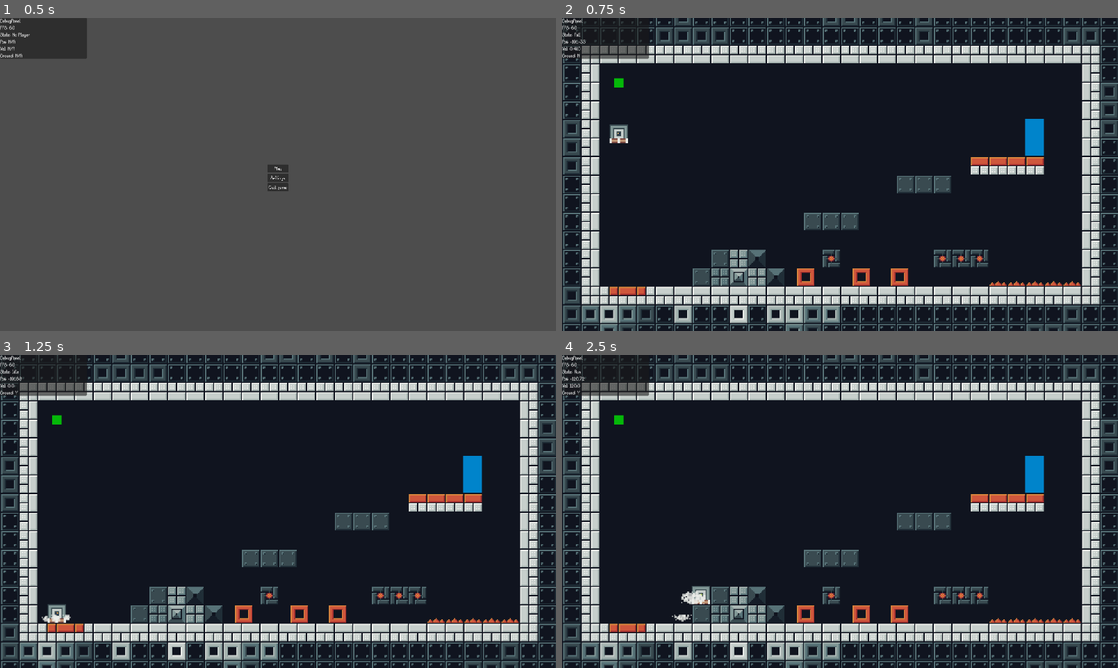
Above: before the commit, frames 1-4 (two rows, left to right).
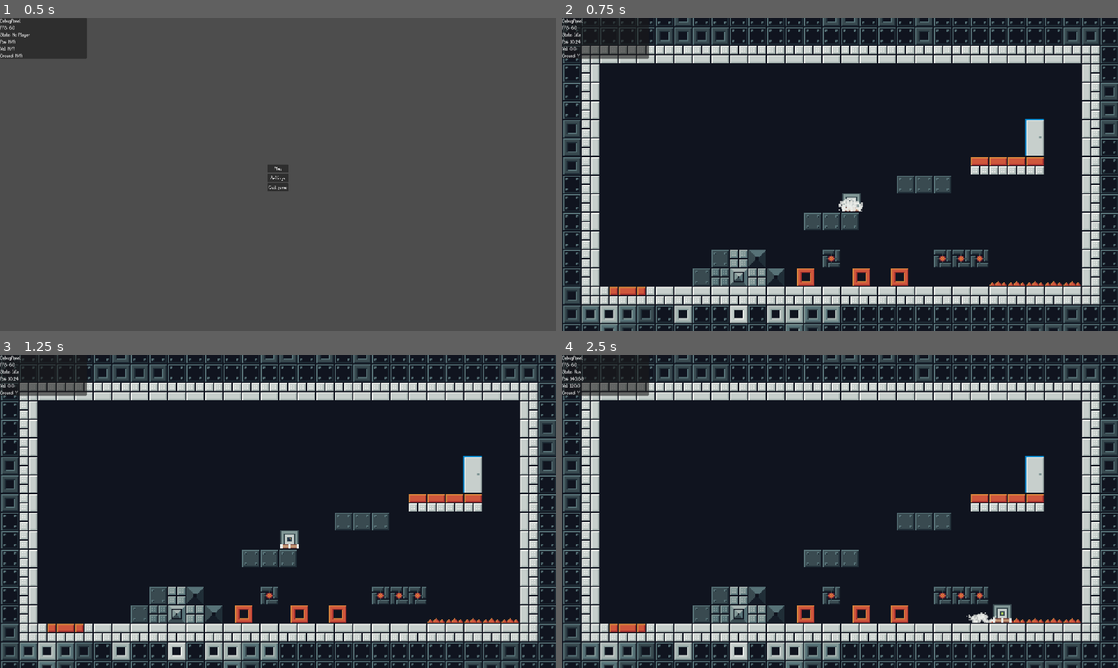
Above: after the commit, the same moments.

Repository: LeZellus/pistonprecision
Game: Godot game, scene res://scenes/worlds/MainScene.tscn
Same seed, same stepped clock (60 frames per second), same inputs: the game is played once before the commit and once after it.
Inputs:
- Up to frame 1 (0.5 s): no input
- Up to frame 2 (0.75 s): click "Play" at 0.5 s
- Up to frame 3 (1.25 s): no input
- Up to frame 4 (2.5 s): tap Enter at 1.25 s; hold D (move_right) from 1.28 s (still down); tap Space (jump) at 1.52, 2.27 s

Frame 1 is identical in both runs. In frame 2, 0.9% of the frame differs, in the area x 1-87%, y 4-62%; in frame 3, 0.9%; in frame 4, 1.1%, in the area x 1-87%, y 6-86%.

Commit message:
spawn point removed

Diff:
--- a/data/worlds/world_01.tres
+++ b/data/worlds/world_01.tres
@@ -10,9 +10,6 @@
 connections = {
 "right": "room_02"
 }
-spawn_points = {
-"default": Vector2(0, 5)
-}
 
 [sub_resource type="Resource" id="Resource_ggvit"]
 script = ExtResource("1_7kiyk")
@@ -21,11 +18,9 @@
 connections = {
 "left": "room_01"
 }
-spawn_points = {}
 
 [resource]
 script = ExtResource("2_dqpew")
 world_id = "world_01"
 world_name = "First World"
 rooms = Array[ExtResource("1_7kiyk")]([SubResource("Resource_oa8co"), SubResource("Resource_ggvit")])
-spawn_room_id = "room_01"
--- a/scenes/objects/Door.tscn
+++ b/scenes/objects/Door.tscn
@@ -1,6 +1,7 @@
-[gd_scene load_steps=3 format=3 uid="uid://pu42l8l3bunb"]
+[gd_scene load_steps=4 format=3 uid="uid://pu42l8l3bunb"]
 
 [ext_resource type="Script" path="res://scripts/objects/Door.gd" id="1_pad6l"]
+[ext_resource type="Texture2D" uid="uid://barpw2bs22niv" path="res://assets/sprites/objects/tileset_door_16x16.png" id="2_wvwiw"]
 
 [sub_resource type="RectangleShape2D" id="RectangleShape2D_j8tv8"]
 size = Vector2(16, 32)
@@ -22,3 +23,8 @@
 
 [node name="CollisionShape2D" type="CollisionShape2D" parent="."]
 shape = SubResource("RectangleShape2D_j8tv8")
+
+[node name="Sprite2D" type="Sprite2D" parent="."]
+texture = ExtResource("2_wvwiw")
+region_enabled = true
+region_rect = Rect2(0, 0, 16, 32)
--- a/scenes/objects/SpawnPoint.tscn
+++ /dev/null
@@ -1,7 +0,0 @@
-[gd_scene load_steps=2 format=3 uid="uid://0hhkm4tctscq"]
-
-[ext_resource type="Script" path="res://scripts/objects/SpawnPoint.gd" id="1_7gw8q"]
-
-[node name="SpawnPoint" type="Marker2D"]
-z_index = 50
-script = ExtResource("1_7gw8q")
--- a/scenes/worlds/world_01/room_01.tscn
+++ b/scenes/worlds/world_01/room_01.tscn
@@ -1,8 +1,7 @@
-[gd_scene load_steps=10 format=4 uid="uid://ckw83swiwevhx"]
+[gd_scene load_steps=9 format=4 uid="uid://ckw83swiwevhx"]
 
 [ext_resource type="PackedScene" uid="uid://dg646574o66h8" path="res://scenes/objects/PushableObject.tscn" id="1_ku13x"]
 [ext_resource type="PackedScene" uid="uid://dyecypjdxwrmg" path="res://scenes/objects/LayerBackground.tscn" id="1_r7ns6"]
-[ext_resource type="PackedScene" uid="uid://0hhkm4tctscq" path="res://scenes/objects/SpawnPoint.tscn" id="1_va5oy"]
 [ext_resource type="PackedScene" uid="uid://bt8bvgcp2hvdk" path="res://scenes/objects/LayerGround.tscn" id="2_7sxm0"]
 [ext_resource type="PackedScene" uid="uid://dqimbr7lydigd" path="res://scenes/objects/LayerWalls.tscn" id="3_jblby"]
 [ext_resource type="TileSet" uid="uid://djdhs2mj0yrle" path="res://resources/level_data/TilesetGround2.tres" id="5_jdayx"]
@@ -11,9 +10,6 @@
 [ext_resource type="Script" path="res://scripts/utilities/CameraController.gd" id="9_st4ct"]
 
 [node name="Room01" type="Node2D"]
-
-[node name="SpawnPoint" parent="." instance=ExtResource("1_va5oy")]
-position = Vector2(-191, -79)
 
 [node name="PushableObject" parent="." instance=ExtResource("1_ku13x")]
 position = Vector2(51, 76)
--- a/scenes/worlds/world_01/room_02.tscn
+++ b/scenes/worlds/world_01/room_02.tscn
@@ -1,11 +1,10 @@
-[gd_scene load_steps=7 format=4 uid="uid://c38acy50fcdcs"]
+[gd_scene load_steps=6 format=4 uid="uid://c38acy50fcdcs"]
 
 [ext_resource type="PackedScene" uid="uid://dyecypjdxwrmg" path="res://scenes/objects/LayerBackground.tscn" id="1_c20re"]
 [ext_resource type="PackedScene" uid="uid://bt8bvgcp2hvdk" path="res://scenes/objects/LayerGround.tscn" id="2_abstl"]
 [ext_resource type="PackedScene" uid="uid://dqimbr7lydigd" path="res://scenes/objects/LayerWalls.tscn" id="3_dykpx"]
 [ext_resource type="Script" path="res://scripts/utilities/CameraController.gd" id="4_rpvke"]
 [ext_resource type="PackedScene" uid="uid://pu42l8l3bunb" path="res://scenes/objects/Door.tscn" id="5_jwnet"]
-[ext_resource type="PackedScene" uid="uid://0hhkm4tctscq" path="res://scenes/objects/SpawnPoint.tscn" id="6_vdq8j"]
 
 [node name="Room02" type="Node2D"]
 
@@ -27,6 +26,3 @@
 [node name="Door" parent="." instance=ExtResource("5_jwnet")]
 position = Vector2(154, 23)
 target_room_id = "room_01"
-
-[node name="SpawnPoint" parent="." instance=ExtResource("6_vdq8j")]
-position = Vector2(-152, 81)
--- a/scripts/GameLevel.gd
+++ b/scripts/GameLevel.gd
@@ -2,7 +2,7 @@
 extends Node2D
 
 @export var starting_world: WorldData
-@export var starting_room: String = ""
+@export var starting_room: String = "room_01"
 
 # === MENU REFERENCES ===
 @onready var menu_layer: CanvasLayer = $MenuLayer
@@ -78,7 +78,7 @@
 	var player_scene = preload("res://scenes/player/Player.tscn")
 
 	SceneManager.initialize_with_player(player_scene)
-	await SceneManager.load_world(starting_world, starting_room)
+	await SceneManager.load_world(starting_world)
 
 	print("=== Initialisation terminée ===")
 
--- a/scripts/data/RoomData.gd
+++ b/scripts/data/RoomData.gd
@@ -4,4 +4,3 @@
 @export var room_id: String
 @export var scene_path: String
 @export var connections: Dictionary = {} # "left": "room_02"
-@export var spawn_points: Dictionary = {} # "from_left": Vector2(50, 300)
--- a/scripts/data/WorldData.gd
+++ b/scripts/data/WorldData.gd
@@ -4,7 +4,6 @@
 @export var world_id: String
 @export var world_name: String
 @export var rooms: Array[RoomData] = []
-@export var spawn_room_id: String
 
 func get_room(room_id: String) -> RoomData:
 	for room in rooms:
--- a/scripts/managers/SceneManager.gd
+++ b/scripts/managers/SceneManager.gd
@@ -38,11 +38,17 @@
 		return
 
 	current_world = world_resource
-	var room_id = start_room_id if start_room_id != "" else world_resource.spawn_room_id
 
+	# Déterminer la salle à charger
+	var room_id = start_room_id
 	if room_id == "":
-		push_error("SceneManager: Aucune salle de spawn définie!")
-		return
+		# Prendre la première salle disponible par défaut
+		if current_world.rooms.size() > 0:
+			room_id = current_world.rooms[0].room_id
+			print("SceneManager: Utilisation de la première salle disponible: ", room_id)
+		else:
+			push_error("SceneManager: Aucune salle disponible dans le monde!")
+			return
 
 	await load_room(room_id)
 
@@ -77,31 +83,10 @@
 	if player and is_instance_valid(player):
 		world_container.move_child(player, -1)
 		player.velocity = Vector2.ZERO
-		_spawn_player_at_point(spawn_id)
-
-func _spawn_player_at_point(spawn_id: String):
-	"""Positionne le joueur au spawn point demandé"""
-	if not player or not current_room_node:
-		return
-
-	# Rechercher le spawn point
-	var spawn_points = current_room_node.get_tree().get_nodes_in_group("spawn_points")
-
-	for spawn_point in spawn_points:
-		if spawn_point.spawn_id == spawn_id or (spawn_id == "default" and spawn_point.is_default_spawn):
-			player.global_position = spawn_point.global_position
-			print("Joueur spawné à: ", spawn_point.global_position, " (spawn: ", spawn_id, ")")
-			return
-
-	# Si aucun spawn trouvé, utiliser le premier disponible
-	if not spawn_points.is_empty():
-		player.global_position = spawn_points[0].global_position
-		print("Spawn par défaut utilisé: ", spawn_points[0].global_position)
-	else:
-		print("Aucun spawn point trouvé dans la salle!")
+		player.global_position = Vector2(10, 10)
 
 # === TRANSITIONS ===
-func transition_to_room(target_room_id: String, spawn_id: String = "default"):
+func transition_to_room(target_room_id: String):
 	"""Transition vers une autre salle avec spawn spécifique"""
 	if not current_world:
 		push_error("Aucun monde chargé")
@@ -117,10 +102,10 @@
 		player.start_room_transition()
 
 	# Charger la nouvelle salle
-	await load_room(target_room_id, spawn_id)
+	await load_room(target_room_id)
 
 	# Restaurer la vélocité pour une transition fluide
-	if player and is_instance_valid(player) and spawn_id != "default":
+	if player and is_instance_valid(player):
 		player.velocity = preserved_velocity
 
 # === CLEANUP METHOD ===
--- a/scripts/objects/Door.gd
+++ b/scripts/objects/Door.gd
@@ -58,7 +58,7 @@
 	# Transition vers la salle cible
 	print("Transition vers: ", target_room_id, " (spawn: ", target_spawn_id, ")")
 	_open_door()
-	SceneManager.transition_to_room(target_room_id, target_spawn_id)
+	SceneManager.transition_to_room(target_room_id)
 
 func _open_door():
 	"""Animation d'ouverture de porte"""
--- a/scripts/objects/SpawnPoint.gd
+++ /dev/null
@@ -1,32 +0,0 @@
-# scripts/objects/SpawnPoint.gd - Version corrigée
-extends Marker2D
-class_name SpawnPoint
-
-@export var spawn_id: String = "default"
-@export var is_default_spawn: bool = true
-
-func _ready():
-	# IMPORTANT: Ajouter au groupe spawn_points
-	add_to_group("spawn_points")
-
-	# Debug
-	print("SpawnPoint créé - ID: ", spawn_id, ", Position: ", global_position, ", Default: ", is_default_spawn)
-
-	# Debug visuel (optionnel)
-	if not Engine.is_editor_hint():
-		_setup_debug_visual()
-
-func _setup_debug_visual():
-	"""Petit indicateur visuel pour voir les spawns en jeu"""
-	var sprite = Sprite2D.new()
-	var texture = ImageTexture.new()
-	var image = Image.create(8, 8, false, Image.FORMAT_RGBA8)
-
-	# Couleur selon le type
-	var color = Color.GREEN if is_default_spawn else Color.BLUE
-	image.fill(color)
-
-	texture.set_image(image)
-	sprite.texture = texture
-	sprite.modulate.a = 0.7  # Semi-transparent
-	add_child(sprite)
--- a/scripts/player/Player.gd
+++ b/scripts/player/Player.gd
@@ -20,8 +20,6 @@
 # === PISTON STATE ===
 enum PistonDirection { DOWN, LEFT, UP, RIGHT }
 var piston_direction: PistonDirection = PistonDirection.DOWN
-
-var transition_immunity_timer: float = 0.0
 
 # === PHYSICS CACHE ===
 var was_grounded: bool = false
@@ -86,12 +84,3 @@
 	add_child(physics_component)
 	add_child(actions_component)
 	add_child(controller)
-
-# === TRANSITION IMMUNITY (pour les changements de salle) ===
-func start_room_transition():
-	"""Démarre l'immunité lors d'une transition de salle"""
-	transition_immunity_timer = 0.5
-
-func has_transition_immunity() -> bool:
-	"""Vérifie si le joueur est en immunité de transition"""
-	return transition_immunity_timer > 0
--- a/scripts/player/components/PlayerController.gd
+++ b/scripts/player/components/PlayerController.gd
@@ -10,18 +10,10 @@
 	player.state_machine.process_frame(delta)
 
 func _physics_process(delta: float):
-	if player.transition_immunity_timer > 0:
-		player.transition_immunity_timer -= delta
-		# Pas de physique normale pendant l'immunité de respawn
-		if player.transition_immunity_timer > 0.4:  # Les 0.1 premières secondes
-			return
-
 	delta = min(delta, 1.0/30.0)
 	_handle_grounding()
 	_update_wall_jump_timer(delta)
 	player.state_machine.process_physics(delta)
-
-	_handle_room_transition(delta)
 
 func _handle_grounding():
 	var grounded = player.is_on_floor()
@@ -43,8 +35,3 @@
 func _update_wall_jump_timer(delta: float):
 	if player.wall_jump_timer > 0:
 		player.wall_jump_timer -= delta
-
-func _handle_room_transition(delta: float):
-	if player.transition_immunity_timer > 0:
-		player.transition_immunity_timer -= delta
-		player.global_position += player.velocity * delta
Binary file added: assets/sprites/objects/tileset_door_16x16.png
Not shown, added: assets/sprites/objects/tileset_door_16x16.png.import
Not shown: 1 places in scenes/effects/particles/DeathParticle.tscn that only renumber resources
Not shown: 1 places in scenes/objects/DeathZone.tscn that only renumber resources
